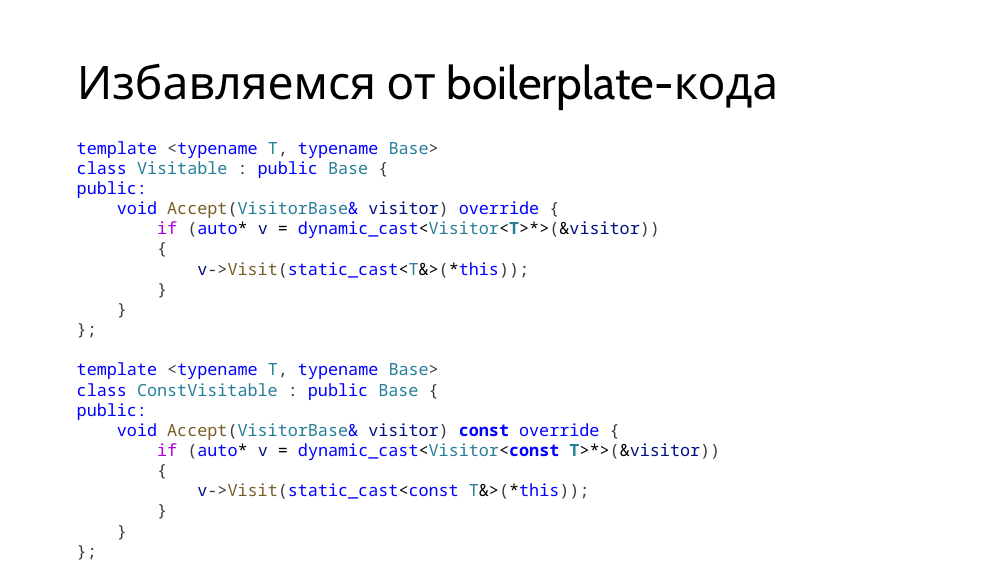
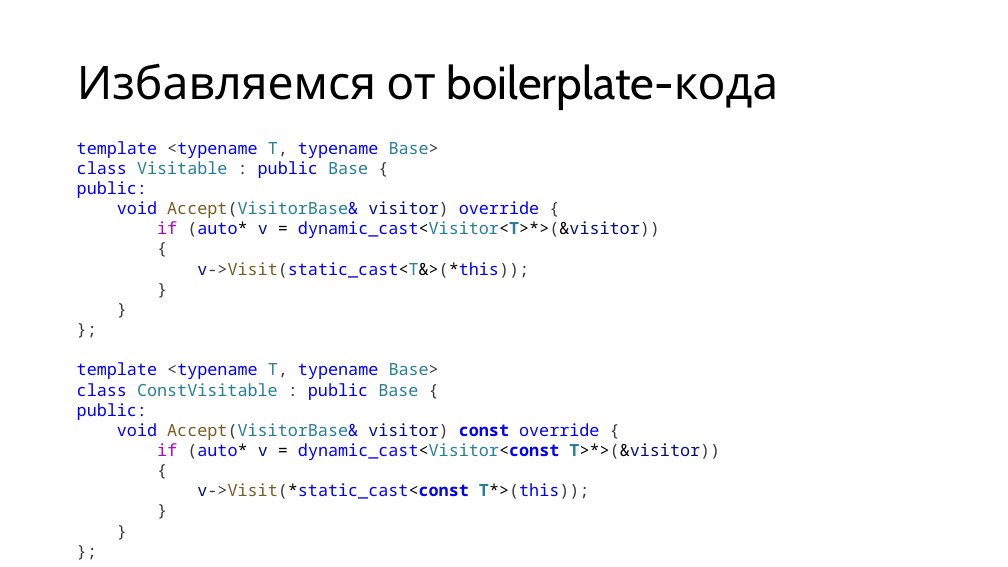
Before and after one commit to alexey-malov/ood, a slide deck: slide 37 of lectures/13.visitor/visitor.pptx (slide 35 before the commit). Drawn at 1008x567 pixels with LibreOffice and Linux fonts; fonts in the diff are those of the drawing. Boxes give left, top, right and bottom in pixels: in the first picture for what was removed or moved away, otherwise in the second. Text is boxed around its words. In the diff, an @@ line names an element or a change of style, - is before the commit and + after.

```diff
--- a/lectures/13.visitor/visitor.pptx
+++ b/lectures/13.visitor/visitor.pptx
@@ text at <box>197,483,590,499</box>: text changed @@
-v->Visit(static_cast<const T&>(*this));
+v->Visit(*static_cast<const T*>(this));
```
Also in this commit, not shown: 2 slides added, 6 other files.
